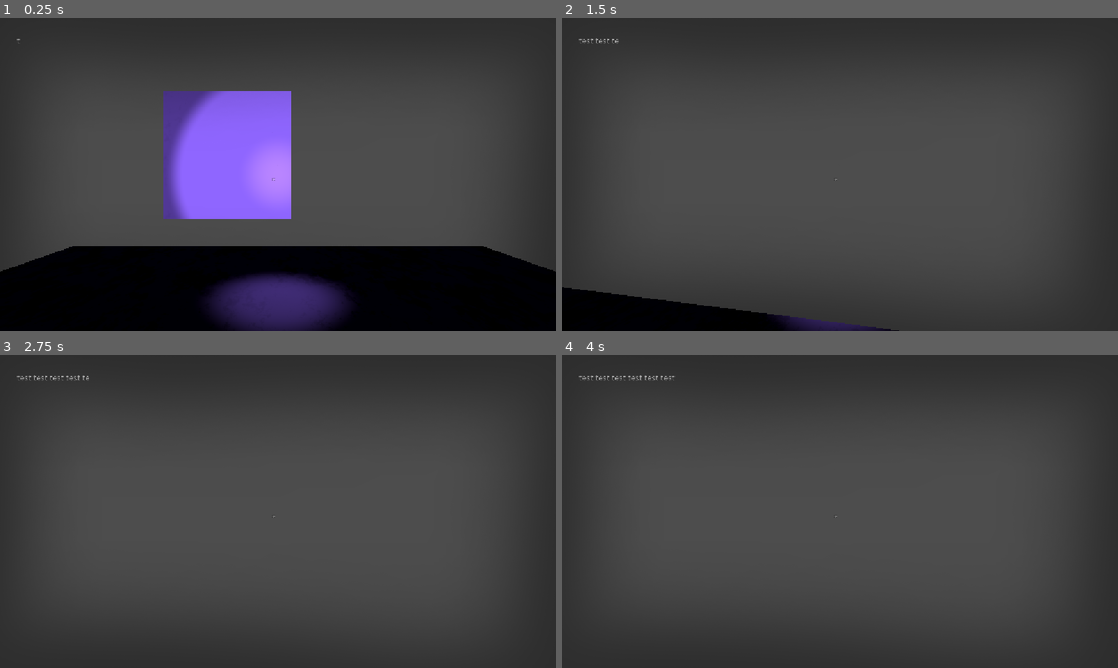
Above: before the commit, frames 1-4 (two rows, left to right).
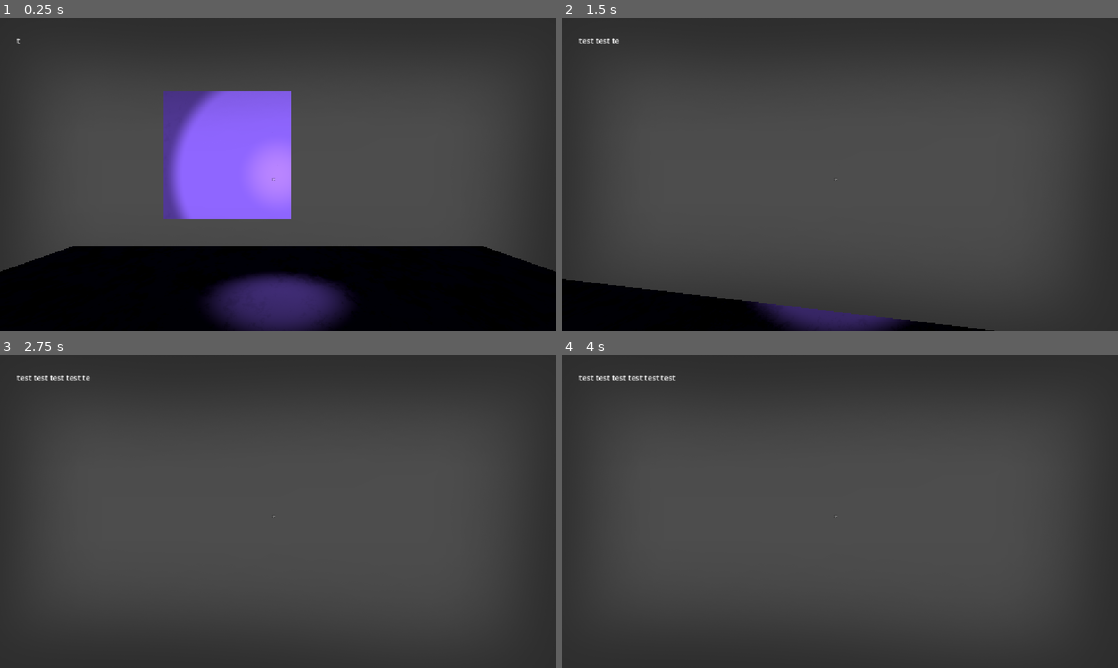
Above: after the commit, the same moments.

Repository: he21123/gj-esa
Game: Godot game, scene res://Szenen/node_3d.tscn
The game is run twice, just before and just after one commit, with the same random seed, the same clock (stepped at 60 frames per second) and the same inputs.
Inputs (mouse positions are in pixels of both pictures, inside the frame that each line leads up to):
- Up to frame 1 (0.25 s): no input
- Up to frame 2 (1.5 s): tap Enter at 0.5 s; move the mouse to (867, 174) at 0.52 s; hold C (crouching) 0.53-1.28 s; hold W (move_forward) from 0.53 s (still down); move the mouse to (812, 174) at 1.27 s; tap C (crouching) at 1.35 s
- Up to frame 3 (2.75 s): keep holding W (move_forward); tap Space at 2 s; move the mouse to (289, 505) at 2.02 s; hold C (crouching) from 2.03 s (still down); tap E (pickup) at 2.1 s
- Up to frame 4 (4 s): keep holding W (move_forward); tap Enter at 2.75 s; move the mouse to (834, 517) at 2.77 s; release C (crouching) at 2.78 s; tap Shift (running) at 2.85 s; tap C (crouching) at 3.05 s; tap Space at 3.5 s; move the mouse to (878, 514) at 3.52 s; hold C (crouching) from 3.53 s (still down)

The runs differ from the first frame. In frame 1, less than 0.1% of the frame differs, in the area x 3-4%, y 6-9%; in frame 2, 2.3%, in the area x 0-78%, y 6-100%; in frame 3, 0.1%; in frame 4, 0.2%.

Commit message:
hiding und hide zonen

Diff:
--- a/Scripts/playerCam.gd
+++ b/Scripts/playerCam.gd
@@ -1,23 +1,45 @@
 extends Camera3D
 
 @export var sens := 0.003
-@export var stand_height = 0.5
-@export var crouch_height = 0.2
+@export var crouch_height = 1.0
 @export var crouch_speed = 10.0
+@export var collision_shape: CollisionShape3D
+@export var headroom: float
+var capsule: CapsuleShape3D
 var upLimit := -70
 var downLimit := 70
-
+var stand_height: float
+var og_y: float
+var og_cam_y: float
 var pitch := 0.00
 
 # Called when the node enters the scene tree for the first time.
 func _ready() -> void:
 	Input.mouse_mode = Input.MOUSE_MODE_CAPTURED
 
+	capsule = collision_shape.shape.duplicate()
+	collision_shape.shape = capsule
+	stand_height = capsule.height
+	og_y = collision_shape.position.y
+	og_cam_y = position.y
+
 func _physics_process(delta: float) -> void:
+	var space_state = get_world_3d().direct_space_state
+	var from = global_position
+	var to = from + Vector3.UP * headroom
+	var query = PhysicsRayQueryParameters3D.create(from, to)
+	query.exclude = [get_parent().get_rid()]
+	var result = space_state.intersect_ray(query)
+
 	if Input.is_action_pressed("crouching"):
-		position.y = move_toward(position.y, crouch_height, crouch_speed*delta)
+		capsule.height = move_toward(capsule.height, crouch_height, crouch_speed*delta)
 	else:
-		position.y = move_toward(position.y, stand_height, crouch_speed*delta)
+		if result.is_empty():
+			capsule.height = move_toward(capsule.height, stand_height, crouch_speed*delta)
+
+	var bottom = og_y - stand_height / 2.0
+	collision_shape.position.y = bottom + capsule.height / 2.0
+	position.y = bottom + (og_cam_y - bottom) * capsule.height / stand_height
 
 func _unhandled_input(event: InputEvent) -> void:
 	if event is InputEventMouseMotion:
--- /dev/null
+++ b/Szenen/Area3D.gd
@@ -0,0 +1,4 @@
+extends Area3D
+
+func _ready() -> void:
+	add_to_group("zones")
--- a/Szenen/Player.tscn
+++ b/Szenen/Player.tscn
@@ -3,22 +3,18 @@
 [ext_resource type="Script" uid="uid://danmh8luuh0qt" path="res://Scripts/player_Movement_2_Now_is_personal.gd" id="1_kpjcp"]
 [ext_resource type="Script" uid="uid://bnepuqscbnlwm" path="res://Scripts/playerCam.gd" id="2_af68g"]
 [ext_resource type="Script" uid="uid://c22tp3mftva12" path="res://Scripts/pickup.gd" id="3_af68g"]
-
-[sub_resource type="SphereShape3D" id="SphereShape3D_ggrg3"]
+[ext_resource type="Script" uid="uid://dadltomubmhp3" path="res://Szenen/hide_point.gd" id="4_3mm40"]
+[ext_resource type="Texture2D" uid="uid://c6467sbtf7f7n" path="res://UI_Assets/hide_vignette.png" id="5_3mm40"]
 
 [sub_resource type="CapsuleMesh" id="CapsuleMesh_cxr5p"]
 
 [sub_resource type="CapsuleShape3D" id="CapsuleShape3D_e80uo"]
 
+[sub_resource type="SphereShape3D" id="SphereShape3D_pekrf"]
+
 [node name="Player" type="CharacterBody3D" unique_id=1649294839 node_paths=PackedStringArray("camera")]
 script = ExtResource("1_kpjcp")
 camera = NodePath("Camera3D")
-
-[node name="Area3D" type="Area3D" parent="." unique_id=368231639]
-
-[node name="CollisionShape3D" type="CollisionShape3D" parent="Area3D" unique_id=956502175]
-transform = Transform3D(1, 0, 0, 0, 1, 0, 0, 0, 1, 0, -0.33842742, 0)
-shape = SubResource("SphereShape3D_ggrg3")
 
 [node name="MeshInstance3D" type="MeshInstance3D" parent="." unique_id=1464491796]
 mesh = SubResource("CapsuleMesh_cxr5p")
@@ -26,9 +22,11 @@
 [node name="CollisionShape3D" type="CollisionShape3D" parent="." unique_id=1987527634]
 shape = SubResource("CapsuleShape3D_e80uo")
 
-[node name="Camera3D" type="Camera3D" parent="." unique_id=620389596]
+[node name="Camera3D" type="Camera3D" parent="." unique_id=620389596 node_paths=PackedStringArray("collision_shape")]
 transform = Transform3D(1, 0, 0, 0, 1, 0, 0, 0, 1, 0, 0.5, 0)
 script = ExtResource("2_af68g")
+collision_shape = NodePath("../CollisionShape3D")
+headroom = 1.0
 
 [node name="SpotLight3D" type="SpotLight3D" parent="Camera3D" unique_id=1594203226]
 spot_attenuation = -0.56
@@ -45,3 +43,28 @@
 
 [node name="Marker3D" type="Marker3D" parent="Camera3D" unique_id=815748724]
 transform = Transform3D(1, 0, 0, 0, 1, 0, 0, 0, 1, 0, 0, -1.5)
+
+[node name="HidePoint" type="Marker3D" parent="Camera3D" unique_id=526045785 node_paths=PackedStringArray("vignette")]
+script = ExtResource("4_3mm40")
+vignette = NodePath("CanvasLayer/Control/TextureRect")
+
+[node name="CanvasLayer" type="CanvasLayer" parent="Camera3D/HidePoint" unique_id=1634743119]
+
+[node name="Control" type="Control" parent="Camera3D/HidePoint/CanvasLayer" unique_id=672732798]
+layout_mode = 3
+anchors_preset = 0
+offset_right = 40.0
+offset_bottom = 40.0
+
+[node name="TextureRect" type="TextureRect" parent="Camera3D/HidePoint/CanvasLayer/Control" unique_id=2108222212]
+z_index = -1
+layout_mode = 0
+offset_right = 40.0
+offset_bottom = 40.0
+texture = ExtResource("5_3mm40")
+
+[node name="Detector" type="Area3D" parent="Camera3D/HidePoint" unique_id=494132323]
+
+[node name="CollisionShape3D" type="CollisionShape3D" parent="Camera3D/HidePoint/Detector" unique_id=1108024830]
+transform = Transform3D(0.1, 0, 0, 0, 0.1, 0, 0, 0, 0.1, 0, 0, 0)
+shape = SubResource("SphereShape3D_pekrf")
--- /dev/null
+++ b/Szenen/hide_area.gd
@@ -0,0 +1,14 @@
+extends MeshInstance3D
+
+
+# Called when the node enters the scene tree for the first time.
+func _ready() -> void:
+	var mat = StandardMaterial3D.new()
+	mat.transparency = BaseMaterial3D.TRANSPARENCY_ALPHA
+	mat.albedo_color.a = 0.0
+	material_override = mat
+
+
+# Called every frame. 'delta' is the elapsed time since the previous frame.
+func _process(delta: float) -> void:
+	pass
--- /dev/null
+++ b/Szenen/hide_area.tscn
@@ -0,0 +1,23 @@
+[gd_scene format=3 uid="uid://mwh8lapgd8do"]
+
+[ext_resource type="Script" uid="uid://bwgp5yfgrldef" path="res://Szenen/hide_area.gd" id="1_3yllw"]
+[ext_resource type="Script" uid="uid://pejucbtfsiwm" path="res://Szenen/Area3D.gd" id="1_helds"]
+
+[sub_resource type="BoxShape3D" id="BoxShape3D_vpng8"]
+
+[sub_resource type="StandardMaterial3D" id="StandardMaterial3D_prsgj"]
+albedo_color = Color(0, 1, 1, 1)
+
+[sub_resource type="BoxMesh" id="BoxMesh_u35ib"]
+
+[node name="Area3D" type="Area3D" unique_id=1551783368]
+script = ExtResource("1_helds")
+
+[node name="CollisionShape3D" type="CollisionShape3D" parent="." unique_id=361497118]
+shape = SubResource("BoxShape3D_vpng8")
+
+[node name="MeshInstance3D" type="MeshInstance3D" parent="CollisionShape3D" unique_id=675748217]
+material_override = SubResource("StandardMaterial3D_prsgj")
+transparency = 0.8
+mesh = SubResource("BoxMesh_u35ib")
+script = ExtResource("1_3yllw")
--- /dev/null
+++ b/Szenen/hide_point.gd
@@ -0,0 +1,25 @@
+extends Marker3D
+
+@export var vignette: TextureRect
+@export var fade_speed: float = 1.2
+
+@onready var detector: Area3D = $Detector
+
+var inside: bool = false
+
+# Called when the node enters the scene tree for the first time.
+func _ready() -> void:
+	vignette.modulate.a = 0.0
+
+func _physics_process(_delta: float) -> void:
+	inside = false
+	for zone: Area3D in get_tree().get_nodes_in_group("zones"):
+		if zone.overlaps_area(detector):
+			inside = true
+			break
+	print("zones: ", get_tree().get_nodes_in_group("zones").size(), " inside: ", inside)
+
+func _process(delta: float) -> void:
+	var target = 1.0 if inside else 0.0
+	var weight = 1.0 - exp(-fade_speed * delta)
+	vignette.modulate.a = lerpf(vignette.modulate.a, target, weight)
--- /dev/null
+++ b/Szenen/hiding.gd
@@ -0,0 +1,11 @@
+extends Marker3D
+
+
+# Called when the node enters the scene tree for the first time.
+func _ready() -> void:
+	pass # Replace with function body.
+
+
+# Called every frame. 'delta' is the elapsed time since the previous frame.
+func _process(delta: float) -> void:
+	pass
--- a/Szenen/node_3d.tscn
+++ b/Szenen/node_3d.tscn
@@ -6,6 +6,7 @@
 [ext_resource type="PackedScene" uid="uid://bku5n2j21msvj" path="res://Szenen/lift_object.tscn" id="4_335ap"]
 [ext_resource type="PackedScene" uid="uid://c6t8lbmtsfmjx" path="res://Szenen/character_preset.tscn" id="5_8eut2"]
 [ext_resource type="PackedScene" uid="uid://b8g5wvsfv5hdd" path="res://UI.tscn" id="6_g5wax"]
+[ext_resource type="PackedScene" uid="uid://mwh8lapgd8do" path="res://Szenen/hide_area.tscn" id="7_prsgj"]
 
 [sub_resource type="BoxMesh" id="BoxMesh_u35ib"]
 
@@ -43,23 +44,6 @@
 light_volumetric_fog_energy = 0.0
 spot_range = 7.228477
 
-[node name="UI" type="SubViewportContainer" parent="." unique_id=465995956]
-offset_right = 182.0
-offset_bottom = 96.0
-
-[node name="Objective" type="SubViewport" parent="UI" unique_id=1478293263]
-transparent_bg = true
-handle_input_locally = false
-render_target_update_mode = 4
-
-[node name="Label" type="Label" parent="UI/Objective" unique_id=1746348245]
-offset_left = 35.0
-offset_top = 35.0
-offset_right = 89.999985
-offset_bottom = 58.000004
-script = ExtResource("3_by8nx")
-steps = 50.0
-
 [node name="liftObject" parent="." unique_id=1355792475 instance=ExtResource("4_335ap")]
 transform = Transform3D(1, 0, 0, 0, 1, 0, 0, 0, 1, -2.6000001, 0.5, -0.8)
 collision_layer = 3
@@ -71,3 +55,23 @@
 player = NodePath("../Player")
 
 [node name="CanvasLayer" parent="." unique_id=806493726 instance=ExtResource("6_g5wax")]
+
+[node name="hideArea" parent="." unique_id=1250555072 instance=ExtResource("7_prsgj")]
+transform = Transform3D(5.3856, 0, 0, 0, 1.1325599, 0, 0, 0, 0.99, 0, 0, 2.9)
+
+[node name="CSGBox3D" type="CSGBox3D" parent="." unique_id=294705426]
+transform = Transform3D(5.3900003, 0, 0, 0, 1, 0, 0, 0, 1, 0, 0.70000005, 2.9240372)
+use_collision = true
+collision_layer = 7
+collision_mask = 7
+size = Vector3(1, 0.2, 1)
+
+[node name="Objective" type="CanvasLayer" parent="." unique_id=1380750518]
+
+[node name="Label" type="Label" parent="Objective" unique_id=493361995]
+offset_left = 35.0
+offset_top = 35.0
+offset_right = 89.999985
+offset_bottom = 58.000004
+script = ExtResource("3_by8nx")
+steps = 50.0
--- a/UI.tscn
+++ b/UI.tscn
@@ -20,6 +20,7 @@
 grow_horizontal = 2
 grow_vertical = 2
 mouse_filter = 2
+metadata/_edit_use_anchors_ = true
 
 [node name="Main_Vignette" type="TextureRect" parent="Control" unique_id=38363137]
 modulate = Color(1, 1, 1, 0.62352943)
@@ -35,6 +36,7 @@
 grow_vertical = 2
 texture = ExtResource("1_g6l6n")
 expand_mode = 1
+metadata/_edit_use_anchors_ = true
 
 [node name="Vignette_Damage_1" type="TextureRect" parent="Control" unique_id=927168526]
 visible = false
@@ -69,6 +71,7 @@
 offset_transform_enabled = true
 texture = ExtResource("1_b3bc3")
 expand_mode = 1
+metadata/_edit_use_anchors_ = true
 
 [node name="TextureProgressBar" type="TextureProgressBar" parent="Control" unique_id=1758567733]
 visible = false
Not shown, added: Szenen/Area3D.gd.uid
Not shown, added: Szenen/hide_area.gd.uid
Not shown, added: Szenen/hide_point.gd.uid
Not shown, added: Szenen/hiding.gd.uid
Binary file added: UI_Assets/hide_vignette.png
Not shown, added: UI_Assets/hide_vignette.png.import
